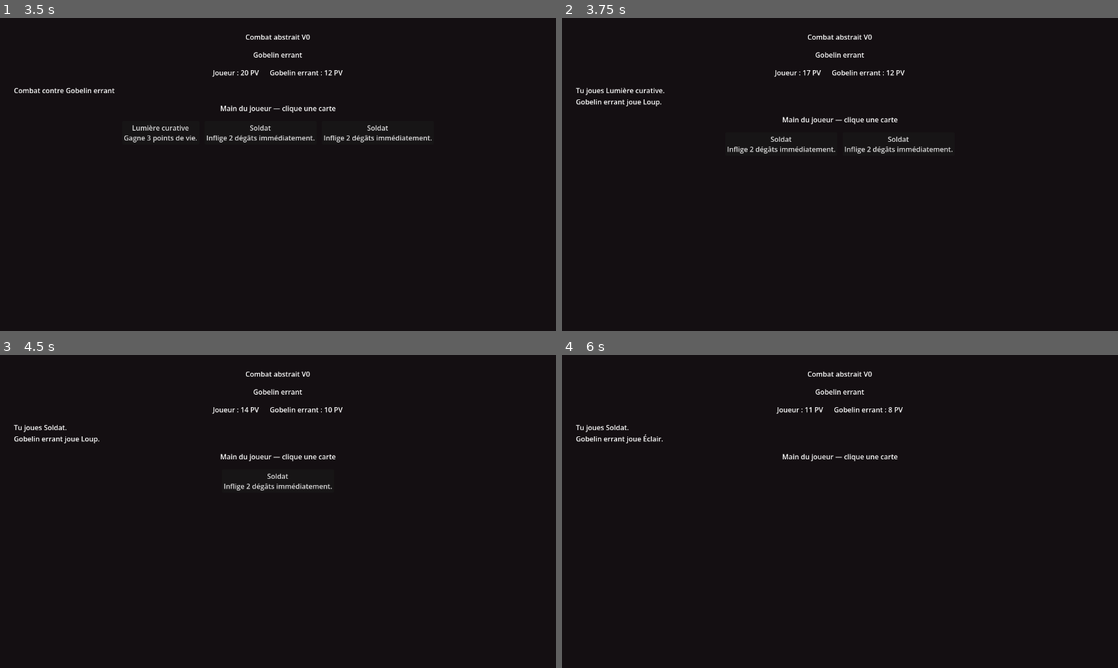
Above: before the commit, frames 1-4 (two rows, left to right).
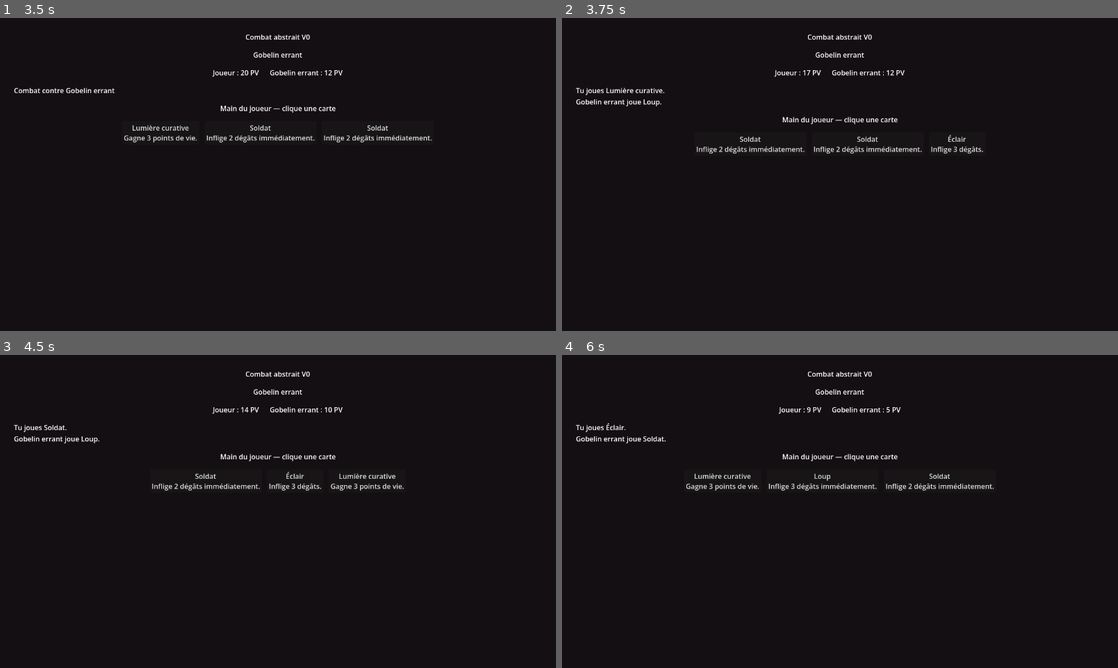
Above: after the commit, the same moments.

Repository: ludowww/game_shandalar
Game: Godot game, scene res://scenes/main/Main.tscn
Two runs of this game, one before a commit and one after it. Both use one fixed random seed, a clock stepped at 60 frames per second and the inputs below.
Inputs (mouse positions are in pixels of both pictures, inside the frame that each line leads up to):
- Up to frame 1 (3.5 s): tap Enter at 0.5, 2 s; hold Right (move_right) 0.53-1.28 s; tap Space at 1.25, 2.75 s; hold Down (move_down) 1.28-2.03 s; hold Right (move_right) 2.03-2.78 s; hold Up (move_up) from 2.78 s (still down)
- Up to frame 2 (3.75 s): release Up (move_up) at 3.5 s; click "Lumière curative Gagne 3 poin…" at 3.5 s
- Up to frame 3 (4.5 s): click "Soldat Inflige 2 dégâts imméd…" at 4.25 s
- Up to frame 4 (6 s): click "Soldat Inflige 2 dégâts imméd…" at 5 s; click (739, 480) at 5.75 s, where only the run after the commit has a clickable "Éclair Inflige 3 dégâts."

Frame 1 is identical in both runs. In frame 2, 0.7% of the frame differs, in the area x 24-76%, y 37-44%; in frame 3, 0.7%; in frame 4, 1.0%, in the area x 7-78%, y 16-44%.

Commit message:
fix: let player draw during battles

Diff:
--- a/scripts/battle/BattleController.gd
+++ b/scripts/battle/BattleController.gd
@@ -74,12 +74,16 @@
 		return
 
 	log_label.text = "Tu joues %s." % str(card.get("name", "Carte"))
+	draw_player_card()
 	if check_battle_end():
 		refresh_ui()
 		return
 
 	enemy_turn()
 	refresh_ui()
+
+func draw_player_card() -> void:
+	player.draw_card()
 
 func enemy_turn() -> void:
 	enemy.draw_card()
Not shown, added: tests/test_battle_playability_static.py
